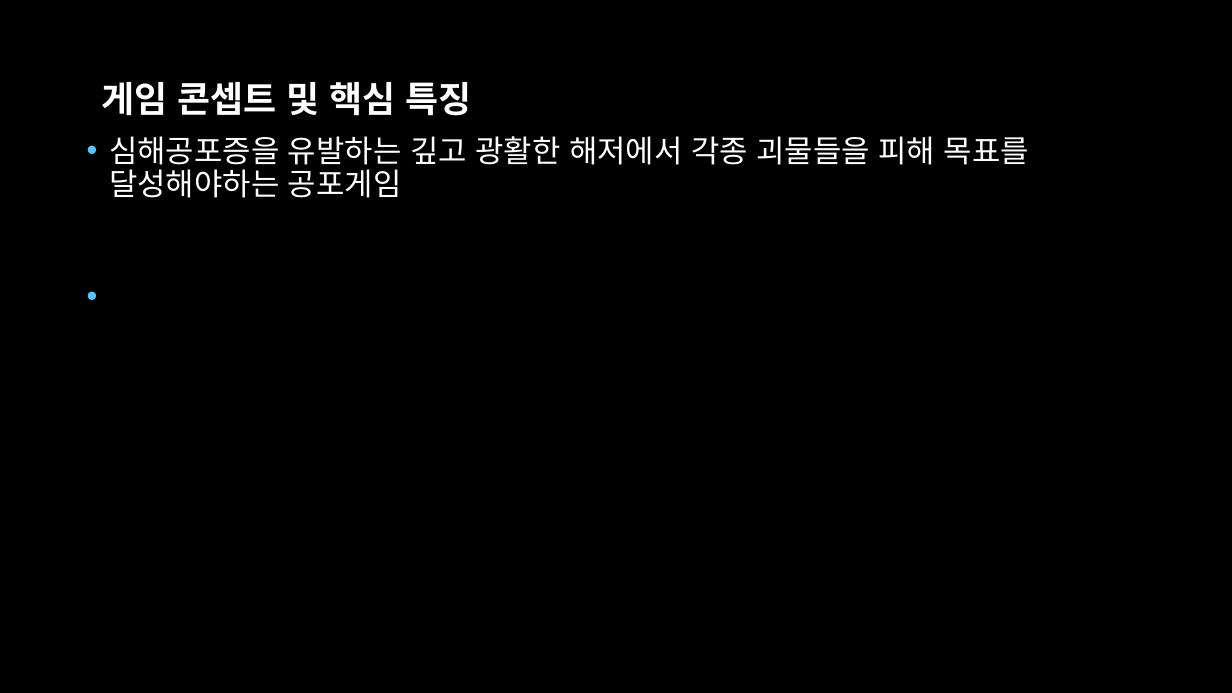
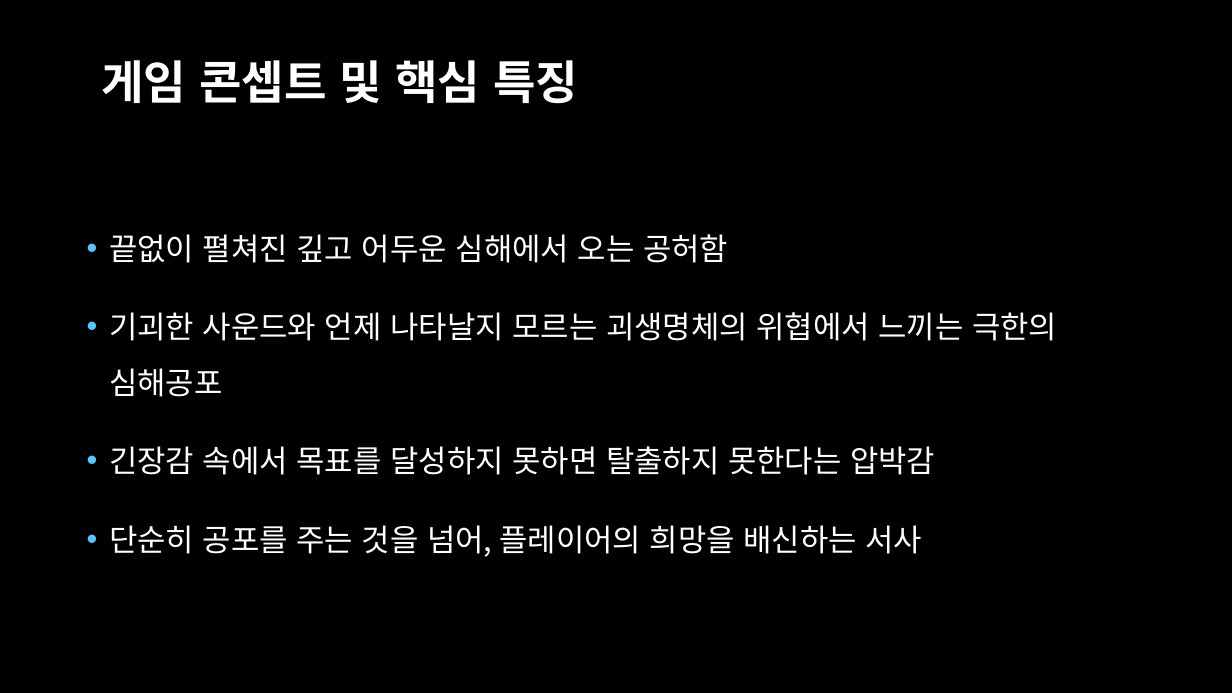
Before and after one commit to SoljikNim/MBC_DownThere, a slide deck: slide 4 of The Deep.pptx. Drawn at 1232x693 pixels with LibreOffice and Linux fonts; fonts in the diff are those of the drawing; background and template pictures are left out. Boxes give left, top, right and bottom in pixels: in the first picture for what was removed or moved away, otherwise in the second. Text is boxed around its words. In the diff, an @@ line names an element or a change of style, - is before the commit and + after.

```diff
--- a/The Deep.pptx
+++ b/The Deep.pptx
@@ text "게임 콘셉트 및 핵심 특징" moved from (x1=101, y1=82, x2=471, y2=116) to (x1=101, y1=60, x2=578, y2=104) @@
@@ text "게임 콘셉트 및 핵심 특징" at (x1=101, y1=60, x2=578, y2=104): size 28 to 36 pt @@
@@ text at (x1=109, y1=234, x2=1057, y2=557): text changed @@
-• 심해공포증을 유발하는 깊고 광활한 해저에서 각종 괴물들을 피해 목표를 달성해야하는 공포게임
+• 끝없이 펼쳐진 깊고 어두운 심해에서 오는 공허함
+• 기괴한 사운드와 언제 나타날지 모르는 괴생명체의 위협에서 느끼는 극한의 심해공포
+• 긴장감 속에서 목표를 달성하지 못하면 탈출하지 못한다는 압박감
+• 단순히 공포를 주는 것을 넘어, 플레이어의 희망을 배신하는 서사
```
Also in this commit, not shown: 3 other slides changed, 4 slides added, 8 slides removed, 3 other files.
